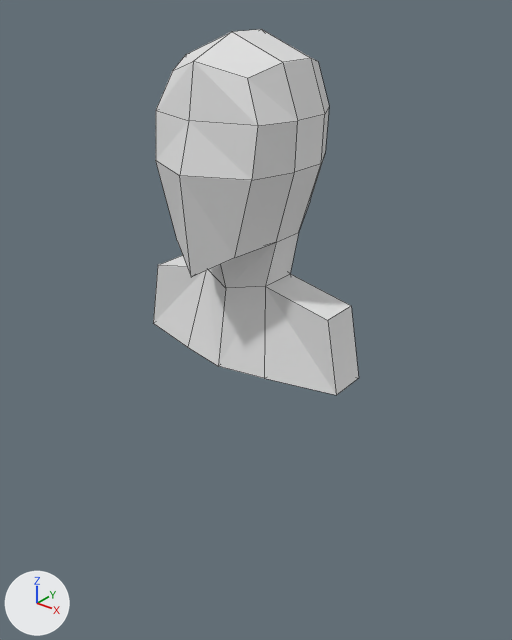
Before and after pictures for a commit that changed the Blender file low poly character.blend.
Camera for both pictures: a 50 mm camera at (6.47, -7.89, 2.0) aimed at (0.06, 0.11, -2.96). The lights are fixed; the arrows at lower left show +X, +Y and +Z. Mesh edges are drawn as thin lines.
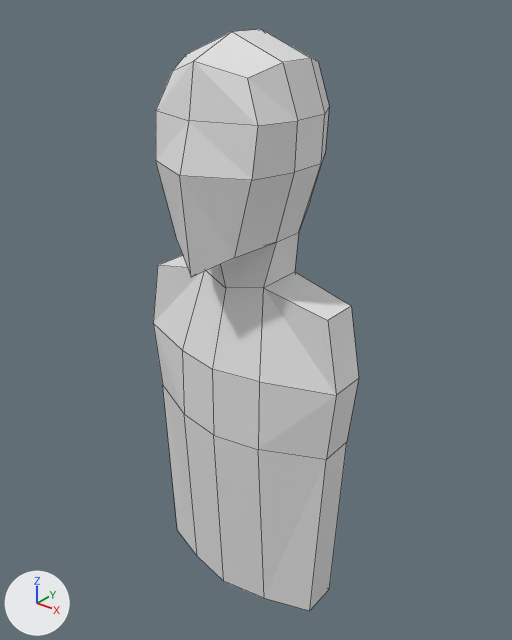
Commit message: create torso

Changed parts and their boxes [x1, y1, x2, y2] in the pictures (512 x 640 px):
'Cube', reshaped (59% taller)
    before: [153, 29, 359, 395]
    after: [153, 29, 359, 611]
part 1 of me_cube_001, built on
    before: [153, 235, 344, 395]
    after: [153, 235, 359, 611]

Edits to the bpy script that builds the scene:
```text
Change me_cube_001:
    used by ob_cube; location = (0.0, 0.0, 0.0)
    remove me_cube_001.from_pydata(...)  # 40 vertices, 31 faces; spans x 0.0..1.89, y -1.39..1.08, z -3.45..1.35
    add me_cube_001.from_pydata(...)  # 52 vertices, 41 faces; spans x 0.0..1.89, y -1.39..1.08, z -7.97..1.35
    me_cube_001 part 1
    2 faces are deleted
    5 vertices move from x 0.0..0.79, y -0.75..0.31, z -3.45..-2.1 to x 0.0..0.79, y -0.88..0.61, z -3.45..-2.1
    12 vertices are added at x 0.0..1.77, y -0.9..0.73, z -7.97..-4.66
    12 new faces join them
```
